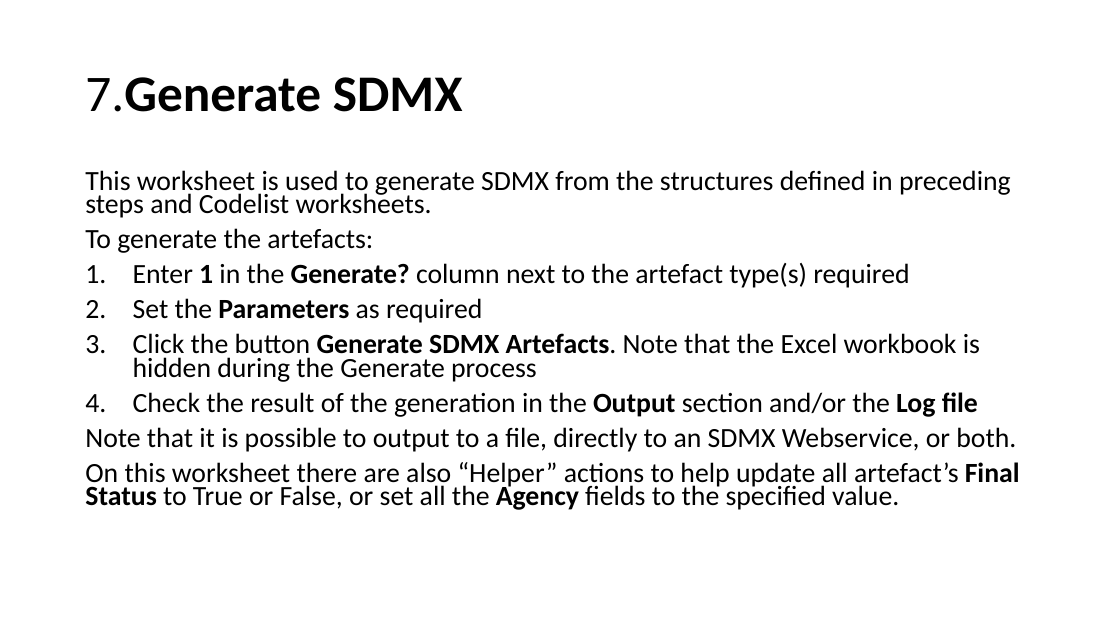
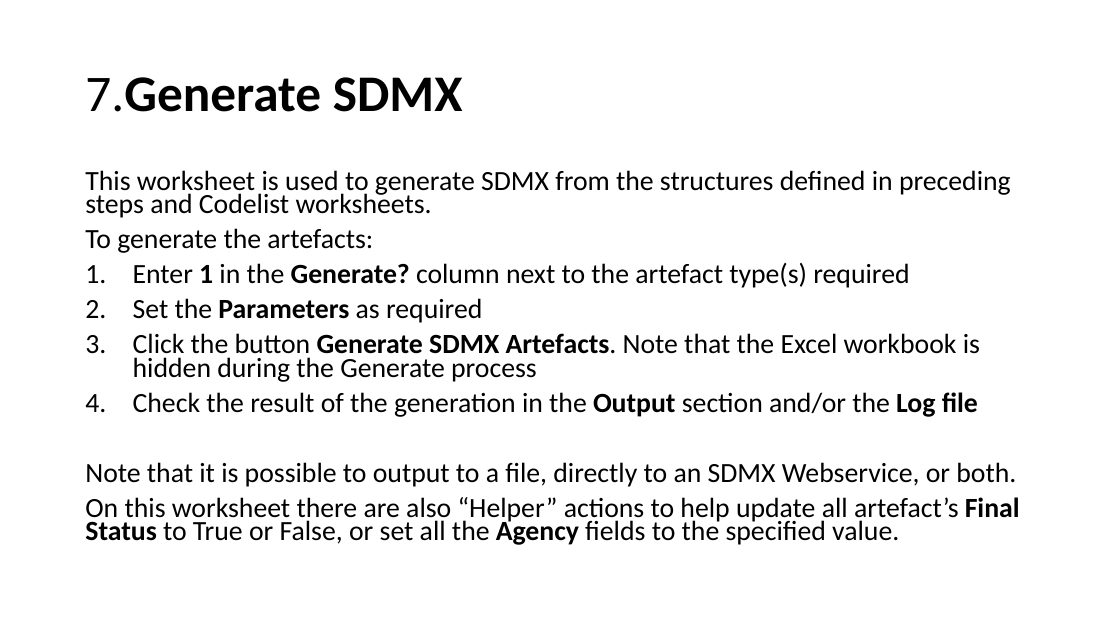
Before and after one commit to OECDSTD/sdmx-matrix-generator, a slide deck: slide 17 of SDMX Matrix Generator User Guide.pptx. Drawn at 1120x630 pixels with LibreOffice and Linux fonts; fonts in the diff are those of the drawing. Boxes give left, top, right and bottom in pixels: in the first picture for what was removed or moved away, otherwise in the second. Text is boxed around its words. In the diff, an @@ line names an element or a change of style, - is before the commit and + after.

```diff
--- a/SDMX Matrix Generator User Guide.pptx
+++ b/SDMX Matrix Generator User Guide.pptx
@@ text "This worksheet is used to ..." rewrapped from [85,170,1020,510] to [85,170,1020,545] @@
```
Also in this commit, not shown: 3 other slides changed.
